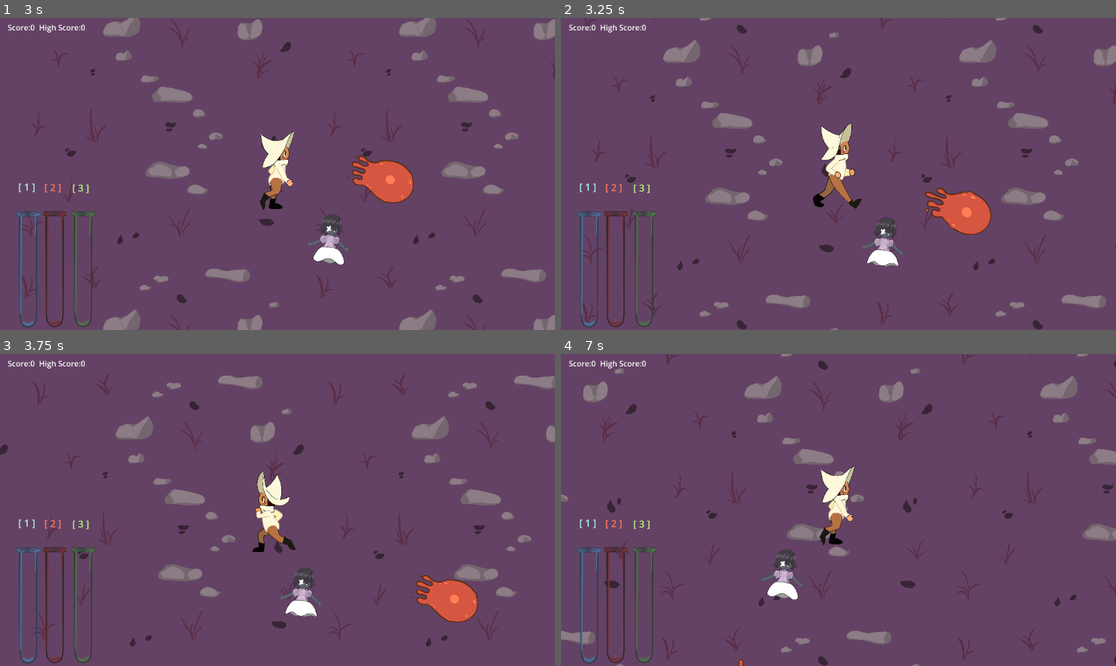
Above: before the commit, frames 1-4 (two rows, left to right).
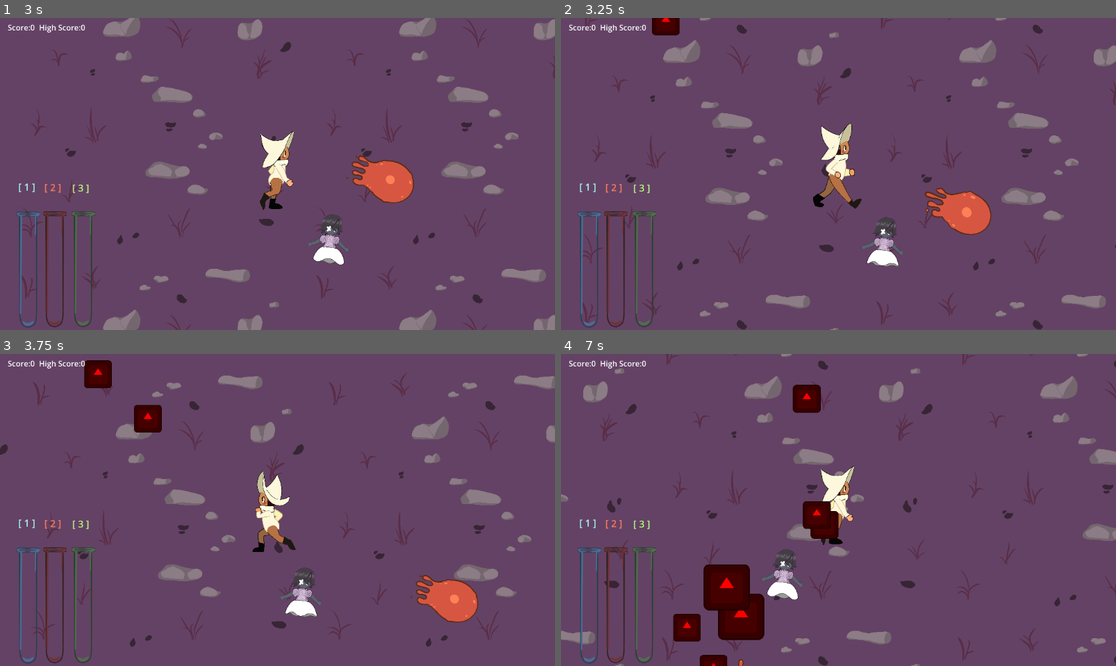
Above: after the commit, the same moments.

Repository: ACristoff/strangecompanion
Game: Godot game, scene res://game/manager.tscn
Same seed, same stepped clock (60 frames per second), same inputs: the game is played once before the commit and once after it. The engine's default icon, where the game draws it, is replaced by a stand-in: a white triangle on a blue panel in a dark square.
Inputs:
- Up to frame 1 (3 s): hold Right (ui_right) 0.53-1.28 s; tap one key every 0.75 s from 0.6 s: 1 (select_1) 2 (select_2) 3 (select_3) 1 (select_1); hold Down (ui_down) 1.28-2.03 s; hold Right (ui_right) 2.03-2.78 s; hold Up (ui_up) from 2.78 s (still down)
- Up to frame 2 (3.25 s): keep holding Up (ui_up)
- Up to frame 3 (3.75 s): release Up (ui_up) at 3.53 s; hold Left (ui_left) from 3.53 s (still down); tap 2 (select_2) at 3.6 s
- Up to frame 4 (7 s): tap one key every 0.75 s from 4.35 s: 3 (select_3) 1 (select_1) 2 (select_2) 3 (select_3); release Left (ui_left) at 5.03 s; hold Down (ui_down) 5.03-5.78 s; hold Right (ui_right) 5.78-6.53 s; hold Up (ui_up) from 6.53 s (still down)

Frame 1 is identical in both runs. In frame 2, 0.3% of the frame differs, in the area x 16-22%, y 0-6%; in frame 3, 0.9%; in frame 4, 3.9%, in the area x 20-51%, y 9-100%.
Error before the commit: Parse Error: Preload file "res://game/enemies/enemy_2.tscn" does not exist. (res://game/enemies/GlobalPos.gd:5)

Commit message:
compile fix

Diff:
--- a/game/enemies/GlobalPos.gd
+++ b/game/enemies/GlobalPos.gd
@@ -2,7 +2,6 @@
 
 var player = null
 var enemy1 = preload("res://game/enemies/base_enemy.tscn")
-var enemy2 = preload("res://game/enemies/enemy_2.tscn")
 
 @export var playerpos: CharacterBody2D
 
